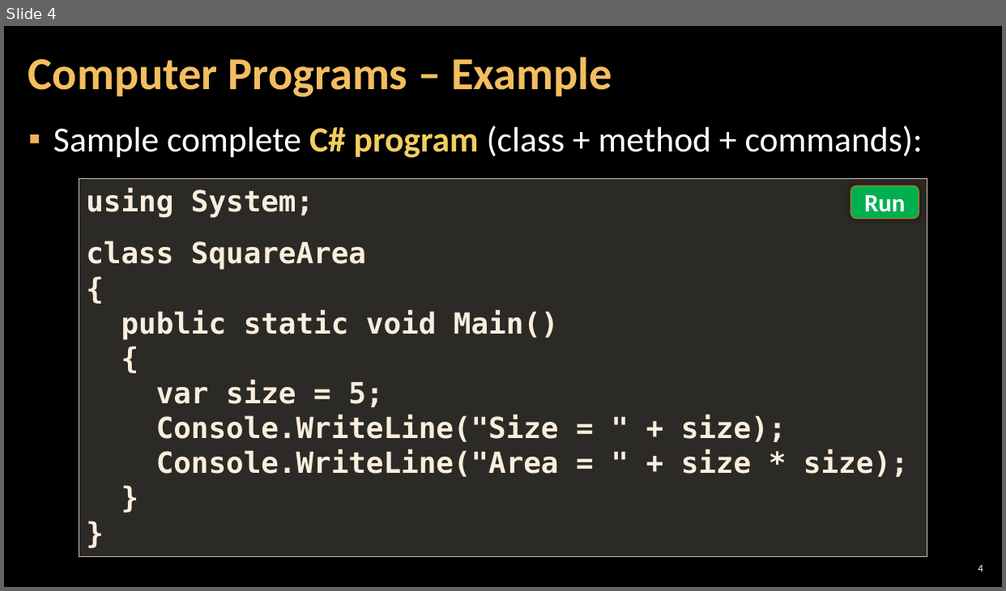
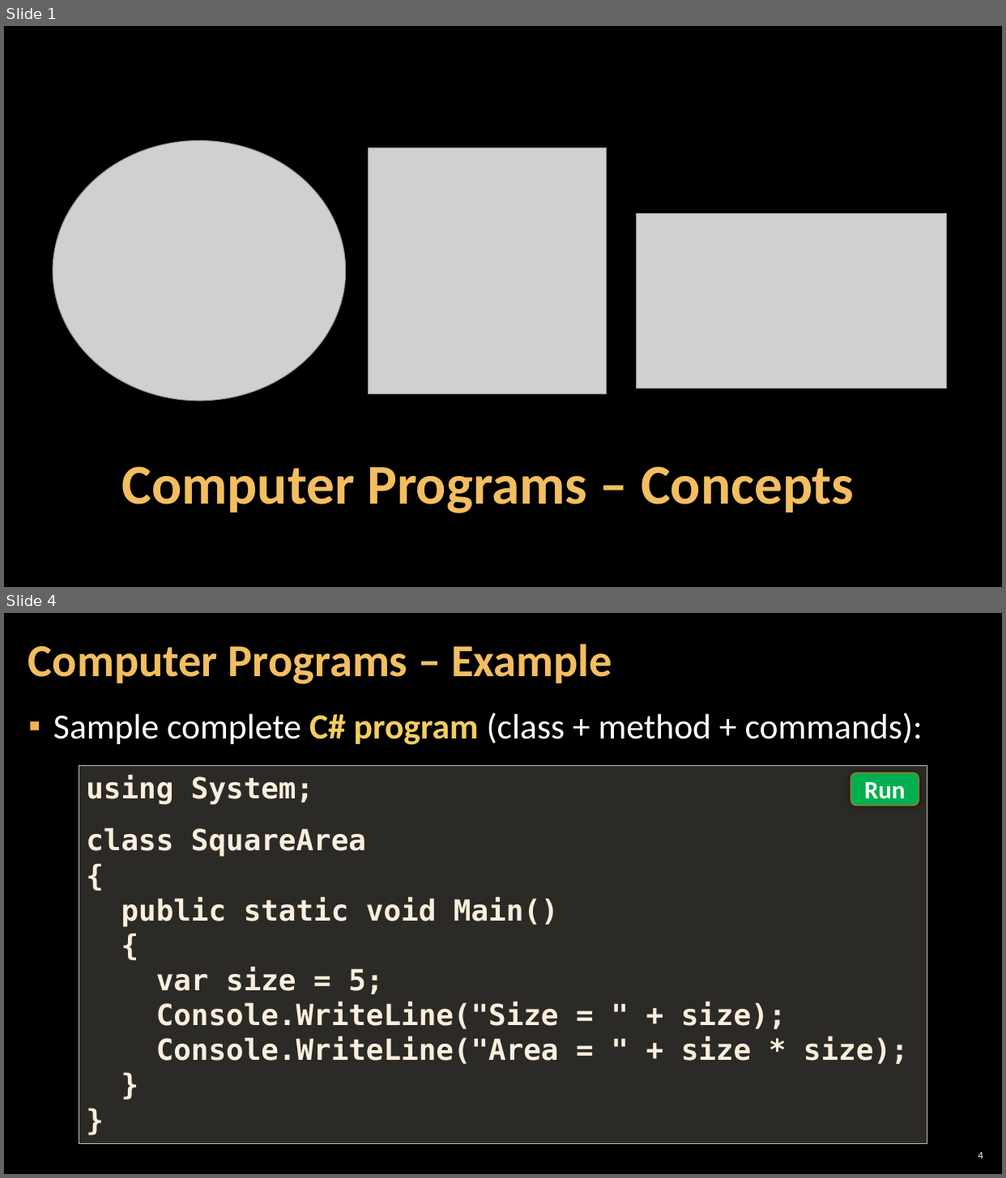
Before and after one commit to SoftUni/Programming-Basics-Resources, a slide deck: Presentation-Slides-CSharp-EN/Chapter-1-Into-Programming/02.Computer-Programs.pptx. Shown one above the other, each under a label of ours: slide 4 before the commit, slides 1 and 4 after it; the slides between them are not shown. The pictures are 1006x591 and 1006x1178 pixels, drawn with LibreOffice and Linux fonts; fonts in the diff are those of the drawing; grey boxes stand for pictures; background and template pictures are left out. Boxes give left, top, right and bottom in pixels: in the first picture for what was removed or moved away, otherwise in the second. Text is boxed around its words. In the diff, an @@ line names an element or a change of style, - is before the commit and + after.

```diff
--- a/Presentation-Slides-CSharp-EN/Chapter-1-Into-Programming/02.Computer-Programs.pptx
+++ b/Presentation-Slides-CSharp-EN/Chapter-1-Into-Programming/02.Computer-Programs.pptx
@@ slide 1 added at (4,26,1002,587), background picture (left out) @@
@@ picture added at (53,140,345,401) @@
@@ picture added at (368,148,607,395) @@
@@ picture added at (636,214,947,388) @@
@@ title added at (121,467,854,514), 54 pt, text #F3BE60, bold @@
+Computer Programs – Concepts
```
Also in this commit, not shown: 3 slides changed, 1 slide removed, 2 other files.
